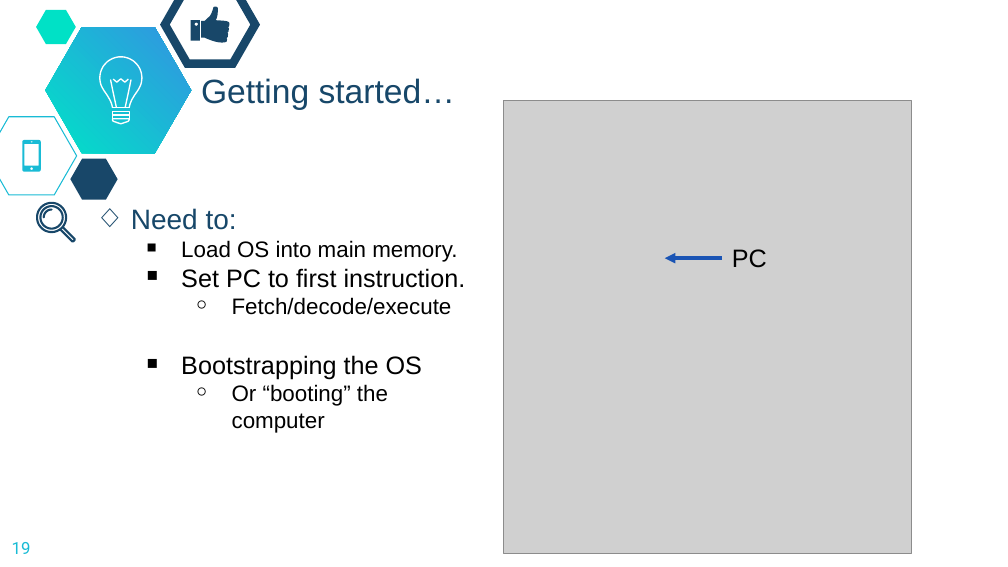
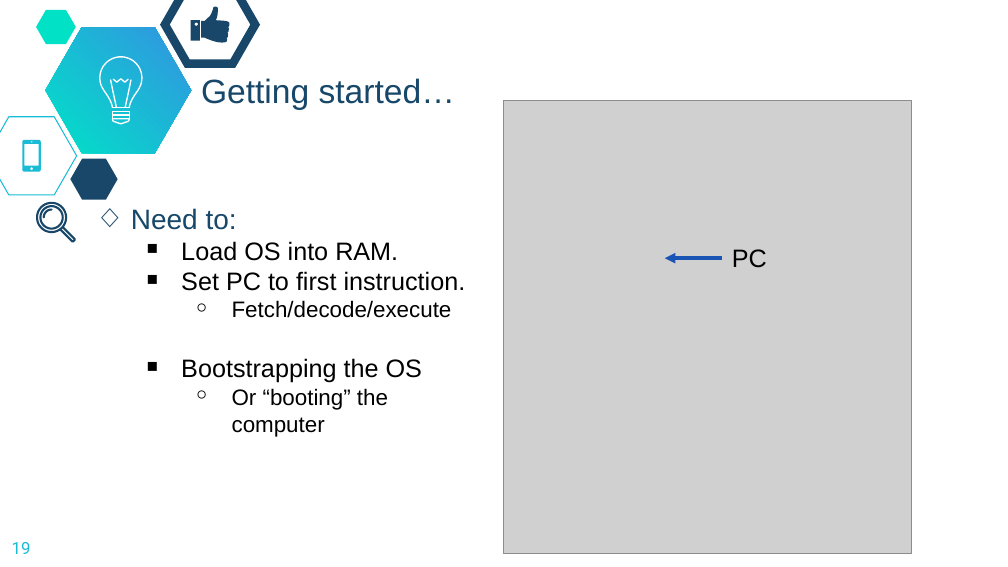
Before and after one commit to dickinson-comp256/COMP256, a slide deck: slide 19 of docs/materials/05-OperatingSystemsAbstractions/OSA1-S-OSAbstractions.pptx. Drawn at 1008x567 pixels with LibreOffice and Linux fonts; fonts in the diff are those of the drawing; grey boxes stand for pictures; background and template pictures are left out. Boxes give left, top, right and bottom in pixels: in the first picture for what was removed or moved away, otherwise in the second. Text is boxed around its words. In the diff, an @@ line names an element or a change of style, - is before the commit and + after.

```diff
--- a/docs/materials/05-OperatingSystemsAbstractions/OSA1-S-OSAbstractions.pptx
+++ b/docs/materials/05-OperatingSystemsAbstractions/OSA1-S-OSAbstractions.pptx
@@ text at (181,241,398,261): text changed; size 16 to 18 pt @@
-  ￭ Load OS into main memory.
+  ￭ Load OS into RAM.
```
Also in this commit, not shown: 15 other slides changed, 1 other file.
